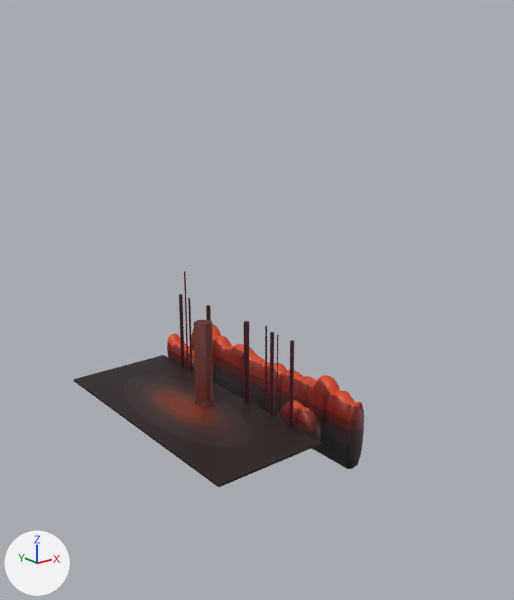
An edit to the FBX model Content/FBX/Escenario/Escenario.fbx, drawn before and after from the same camera.
Both versions are drawn from a 50 mm lens placed at (-30.5, -48.0, 27.6), pointed at (5.1, -3.5, 9.8). The axes (+X, +Y, +Z) are drawn at lower left. The lights are the same throughout. Where no turn or scale is listed for an object, it has been applied to the vertices.

In view in the first picture: 'Cube.001', 'Suelo', 'palo_01', 'palo_01.001', 'palo_01.003', 'palo_01.004', 'palo_01.005', 'palo_01.007', 'palo_01.008', 'palo_01.009'.
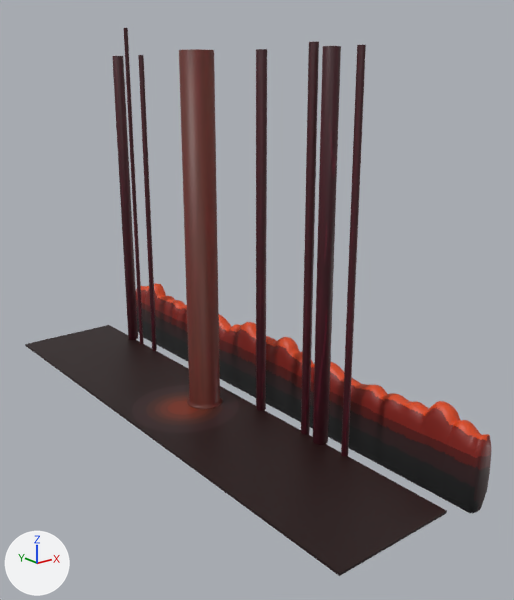
Where the newer file only moved an object's origin or applied its transform, the numbers keep the older frame.

Diff of the bpy script that builds the scene:
```diff
--- a/Content/FBX/Escenario/Escenario.fbx.py
+++ b/Content/FBX/Escenario/Escenario.fbx.py
@@ me_cylinder_013 @@
 me_cylinder_013.from_pydata(...)  # 162 vertices, 192 faces; spans x -0.25..0.25, y -0.25..0.25, z -1.6..5.8
+# me_cylinder_013 part 8: the whole mesh is multiplied about its middle by the matrix ((1.7, 0.0, 0.0), (0.0, 1.7, 0.0), (0.0, 0.0, 3.976)), then moved by (0.0, -2.0, 11.01)
 me_cylinder_013.materials.append(mat_m_palos)
@@ me_cylinder_015 @@
 me_cylinder_015.from_pydata(...)  # 162 vertices, 192 faces; spans x -0.08..0.08, y -0.08..0.08, z -1.6..6.71
+# me_cylinder_015 part 5: the whole mesh is scaled about its middle by (4.4, 4.4, 3.65), then moved by (0.0, -5.0, 11.01)
 me_cylinder_015.materials.append(mat_m_palos)
@@ me_mesh @@
-me_mesh.from_pydata(...)  # 1782 vertices, 1776 faces; spans x -1.0..3.9, y -22.6..1.2, z -5.6..1.8
+me_mesh.from_pydata(...)  # 2418 vertices, 2416 faces; spans x -1.0..1.0, y -23.8..23.8, z -1.3..6.1
+# me_mesh part 11: the loose piece of 1218 vertices spanning x 2.0..3.9, y -22.6..1.2, z -5.6..1.8 is deleted
+# me_mesh part 12: 1 vertex moved within x 0.5, y -1.7, z -1.1; 562 vertices removed from x -1.0..0.5, y -21.0..1.0, z -3.2..0.9; 2416 vertices added at x -1.0..1.0, y -23.8..23.8, z -1.3..6.1
 me_mesh.materials.append(mat_m_arbustos)
@@ me_cylinder_012 @@
 me_cylinder_012.from_pydata(...)  # 162 vertices, 192 faces; spans x -0.17..0.17, y -0.25..0.25, z -1.6..5.8
+# me_cylinder_012 part 4: the whole mesh is multiplied about its middle by the matrix ((1.7, 0.0, 0.0), (0.0, 1.7, 0.0), (0.0, 0.0, 3.976)), then moved by (0.0, 1.0, 11.01)
 me_cylinder_012.materials.append(mat_m_palos)
@@ me_cylinder_016 @@
 me_cylinder_016.from_pydata(...)  # 162 vertices, 192 faces; spans x -0.05..0.05, y -0.05..0.05, z -1.6..5.8
+# me_cylinder_016 part 10: the whole mesh is multiplied about its middle by the matrix ((5.12, 0.0, 0.0), (0.0, 5.12, 0.0), (0.0, 0.0, 3.976)), then moved by (0.0, -8.0, 11.01)
 me_cylinder_016.materials.append(mat_m_palos)
@@ me_cylinder_010 @@
 me_cylinder_010.from_pydata(...)  # 162 vertices, 192 faces; spans x -0.07..0.07, y -0.07..0.07, z -1.6..8.28
+# me_cylinder_010 part 9: the whole mesh is scaled about its middle by (2.6, 2.6, 3.23), then moved by (0.0, 9.0, 11.01)
 me_cylinder_010.materials.append(mat_m_palos)
@@ me_cylinder_018 @@
 me_cylinder_018.from_pydata(...)  # 226 vertices, 256 faces; spans x -1.17..1.17, y -1.17..1.17, z -3.62..1.0
 # used by ob_palo_01_009; location = (2.0, 0.0, 1.7); rotation_euler = (0.0, -3.142, 0.349), in degrees (0, -180, 20); scale = (0.792, 0.792, 1.6)
+# me_cylinder_018 part 3: all 65 vertices in x -1.0..1.0, y -1.0..1.0, z -3.62 are moved by (0.0, 0.0, -13.76)
 me_cylinder_018.materials.append(mat_m_palos_adelante)
@@ me_cylinder @@
 me_cylinder.from_pydata(...)  # 162 vertices, 192 faces; spans x -0.18..0.18, y -0.18..0.18, z -1.6..5.8
+# me_cylinder part 7: the whole mesh is multiplied about its middle by the matrix ((3.0, 0.0, 0.0), (0.0, 3.0, 0.0), (0.0, 0.0, 3.976)), then moved by (0.0, 10.0, 11.01)
 me_cylinder.materials.append(mat_m_palos)
@@ me_cube_001 @@
 # used by ob_suelo; location = (0.0, 0.0, 0.0); scale = (5.0, 8.44, 0.1)
-me_cube_001.from_pydata(...)  # 8 vertices, 6 faces; spans x -1.0..1.0, y -1.4..1.4, z -1.0..1.0
+me_cube_001.from_pydata(...)  # 24 vertices, 22 faces; spans x -5.0..5.0, y -23.82..23.82, z -0.1..0.1
+# me_cube_001 part 2: the whole mesh is rebuilt
 me_cube_001.materials.append(mat_m_suelo)
@@ me_cylinder_011 @@
 me_cylinder_011.from_pydata(...)  # 162 vertices, 192 faces; spans x -0.1..0.1, y -0.1..0.1, z -1.6..5.8
+# me_cylinder_011 part 1: the whole mesh is multiplied about its middle by the matrix ((2.5, 0.0, 0.0), (0.0, 2.5, 0.0), (0.0, 0.0, 3.976)), then moved by (0.0, 7.0, 11.01)
 me_cylinder_011.materials.append(mat_m_palos)
@@ me_cylinder_014 @@
 me_cylinder_014.from_pydata(...)  # 162 vertices, 192 faces; spans x -0.16..0.16, y -0.16..0.16, z -1.6..5.8
+# me_cylinder_014 part 6: the whole mesh is multiplied about its middle by the matrix ((3.68, 0.0, 0.0), (0.0, 3.68, 0.0), (0.0, 0.0, 3.976)), then moved by (0.0, -6.0, 11.01)
 me_cylinder_014.materials.append(mat_m_palos)
@@ ob_palo_01_008 @@
-ob_palo_01_008 = bpy.data.objects.new('palo_01.008', me_cylinder_017)
@@ ob_cube_001 @@
 ob_cube_001 = bpy.data.objects.new('Cube.001', me_mesh)
-ob_cube_001.location = (6.41, 11.05, 1.34)
+ob_cube_001.location = (9.38, 0.24, -0.97)
@@ ob_palo_01_009 @@
 ob_palo_01_009.rotation_euler = (0.0, -3.142, 0.349)  # degrees (0, -180, 20)
-ob_palo_01_009.scale = (0.792, 0.792, 1.6)
+ob_palo_01_009.scale = (1.35, 1.35, 1.6)
@@ ob_suelo @@
 ob_suelo.location = (0.0, 0.0, 0.0)
-ob_suelo.scale = (5.0, 8.44, 0.1)
```

What differs and where, as boxes [x1, y1, x2, y2] in the pictures (514 x 600 px; the box of a moved part takes in the faces that stretch with it):
'Suelo', reshaped, rescaled (69% wider, 89% taller)
    before: [73, 355, 322, 487]
    after: [25, 325, 447, 576]
'Cube.001', reshaped, moved (80% wider, 58% taller)
    before: [167, 324, 364, 469]
    after: [136, 283, 491, 513]
'palo_01.009', reshaped, rescaled (105% wider, 315% taller)
    before: [194, 320, 215, 406]
    after: [179, 49, 223, 409]
'palo_01.005', reshaped
    before: [270, 332, 274, 415]
    after: [313, 46, 341, 445]
'palo_01.004', reshaped
    before: [244, 321, 250, 402]
    after: [256, 49, 267, 411]
'palo_01.006', mesh rescaled
    before: [265, 326, 267, 411]
    after: [301, 42, 319, 435]
'palo_01.007', reshaped
    before: [276, 335, 278, 417]
    after: [341, 45, 366, 456]
'palo_01', reshaped
    before: [179, 294, 185, 366]
    after: [112, 56, 138, 340]
'palo_01.002', reshaped
    before: [188, 298, 192, 370]
    after: [138, 55, 157, 351]
'palo_01.001', mesh rescaled (320% wider, 220% taller)
    before: [184, 271, 188, 369]
    after: [124, 28, 144, 344]
'palo_01.008', deleted
    before: [289, 340, 294, 426]
part 3 of me_cylinder_018, moved or reshaped
    before: [194, 320, 214, 401]
    after: [179, 49, 220, 404]
part 4 of me_cylinder_012, moved or reshaped (not visible afterwards)
    before: [206, 305, 211, 321]
part 11 of me_mesh, deleted
    before: [191, 324, 364, 469]
part 12 of me_mesh, built on
    before: [167, 334, 321, 441]
    after: [136, 283, 491, 513]
